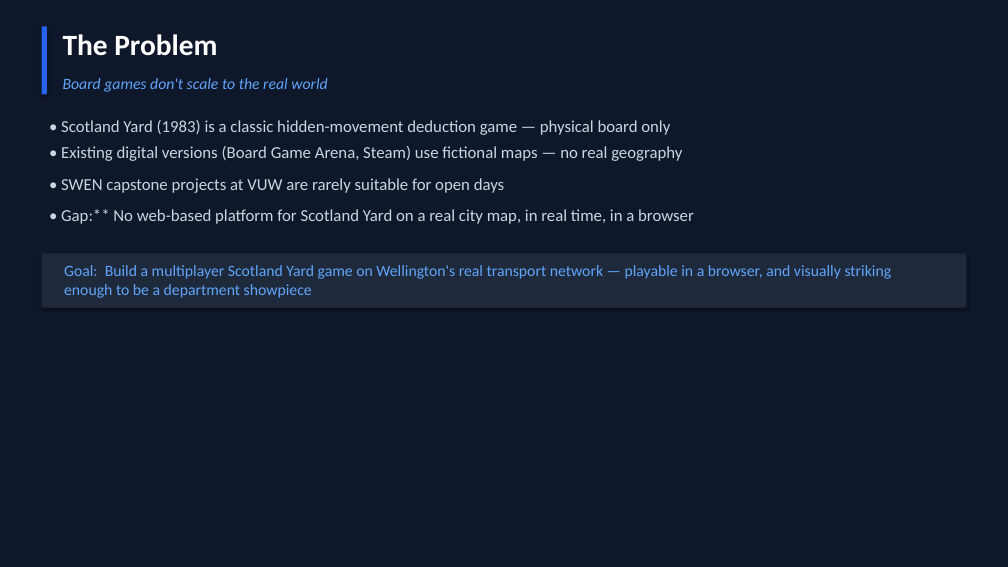
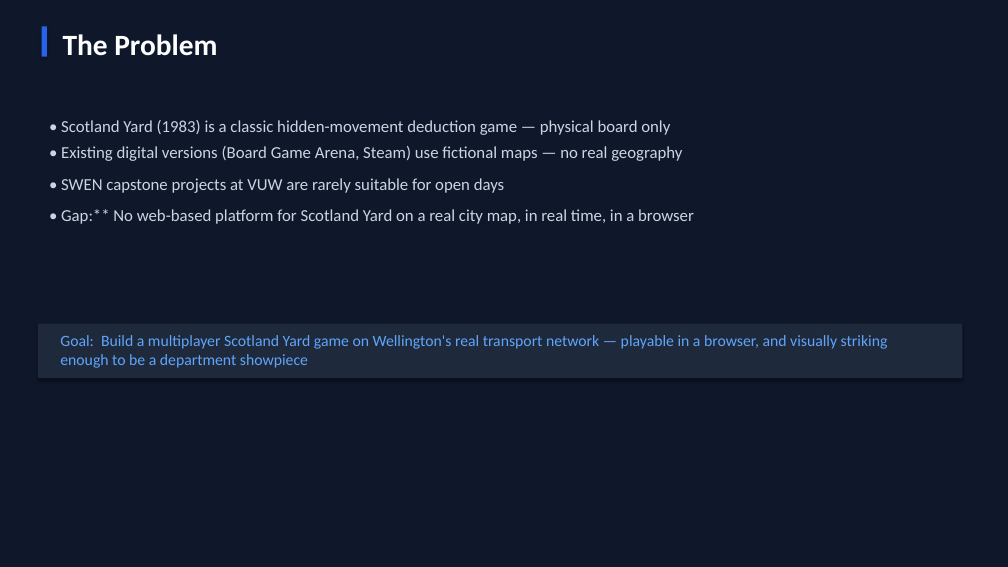
Before and after one commit to Ming-Bao/Scotland-Yard, a slide deck: slide 2 of documentation/presentation/presentation.pptx. Drawn at 1008x567 pixels with LibreOffice and Linux fonts; fonts in the diff are those of the drawing. Boxes give left, top, right and bottom in pixels: in the first picture for what was removed or moved away, otherwise in the second. Text is boxed around its words. In the diff, an @@ line names an element or a change of style, - is before the commit and + after.

Commit message:
update presentation

```diff
--- a/documentation/presentation/presentation.pptx
+++ b/documentation/presentation/presentation.pptx
@@ rectangle: place and size @@
-rectangle at bbox=[42, 26, 47, 95]
+rectangle at bbox=[42, 26, 47, 57]
@@ text removed at bbox=[63, 78, 327, 92] @@
-Board games don't scale to the real world
@@ rectangle: place and size @@
-rectangle at bbox=[42, 253, 966, 308]
+rectangle at bbox=[38, 324, 963, 378]
@@ text "Goal: Build a multiplayer Scotland ...": place and size @@
-text "Goal: Build a multiplayer Scotland ..." at bbox=[64, 265, 892, 298]
+text "Goal: Build a multiplayer Scotland ..." at bbox=[60, 335, 888, 368]
```
Also in this commit, not shown: 1 other slide changed.
